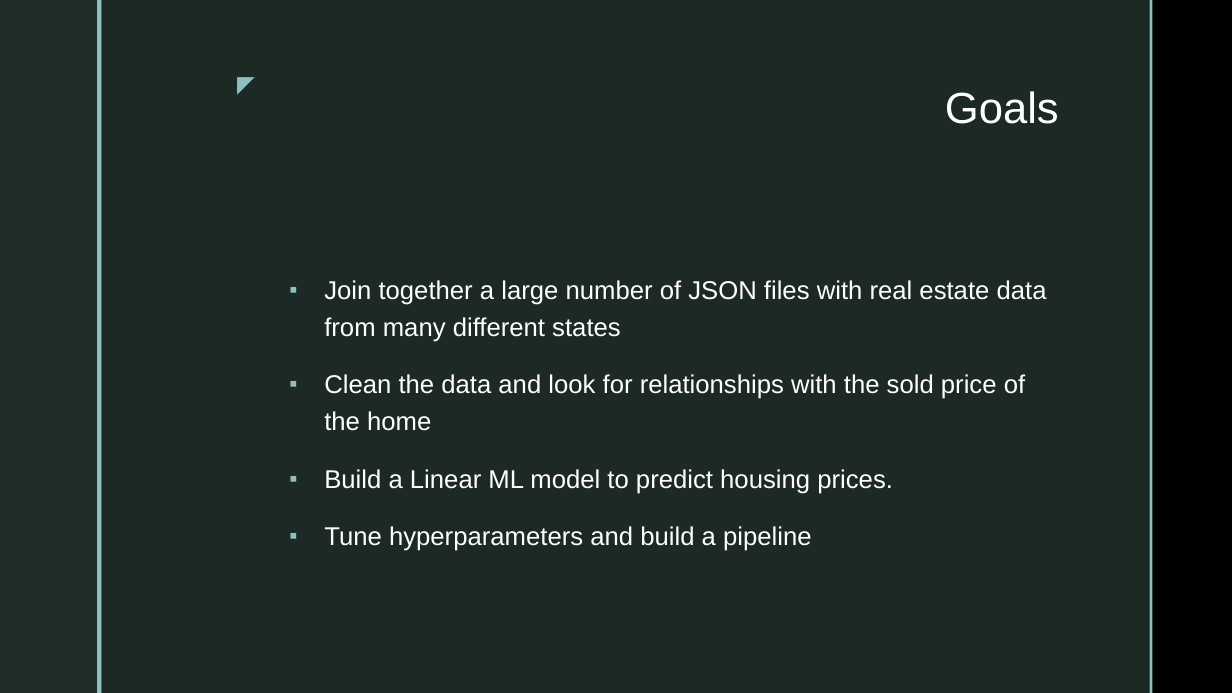
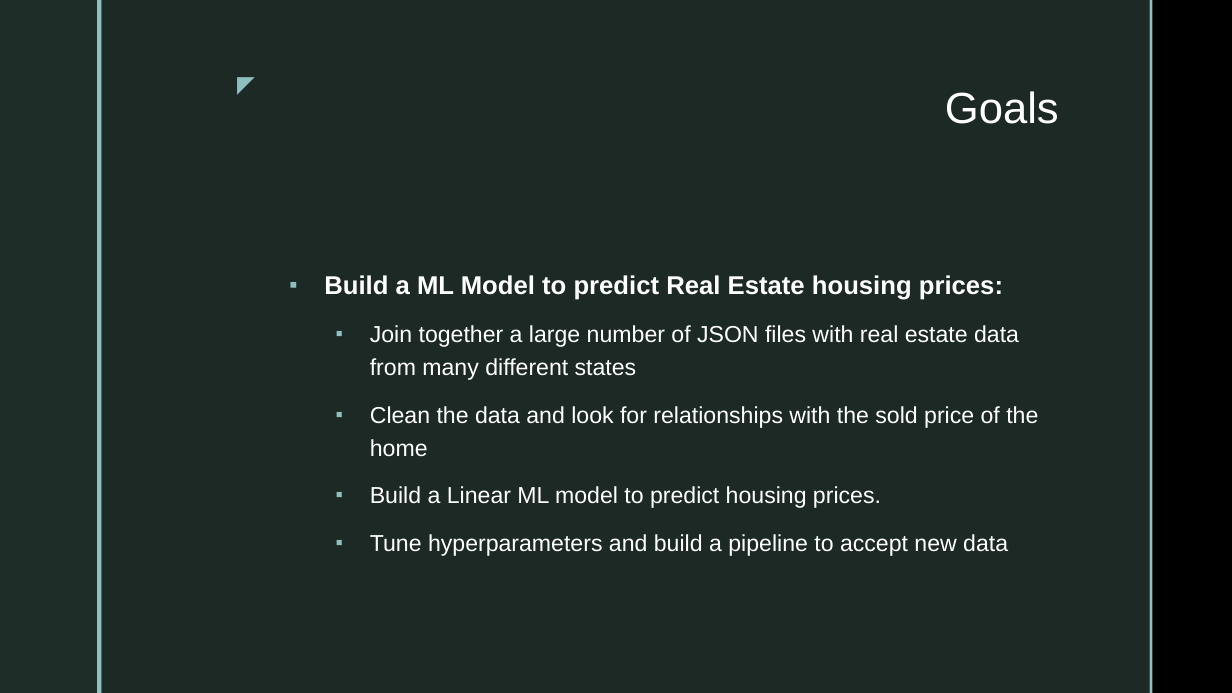
Before and after one commit to tjjdoherty/tdsf-house-prices-midterm, a slide deck: slide 2 of tdsf-midterm-prez.pptx. Drawn at 1232x693 pixels with LibreOffice and Linux fonts; fonts in the diff are those of the drawing; background and template pictures are left out. Boxes give left, top, right and bottom in pixels: in the first picture for what was removed or moved away, otherwise in the second. Text is boxed around its words. In the diff, an @@ line names an element or a change of style, - is before the commit and + after.

```diff
--- a/tdsf-midterm-prez.pptx
+++ b/tdsf-midterm-prez.pptx
@@ text at (x1=324, y1=275, x2=1003, y2=300): paragraph added @@
+▪ Build a ML Model to predict Real Estate housing prices:
@@ text at (x1=370, y1=325, x2=1038, y2=508): size 20 to 18 pt in "Join together a large number of JSON ...", "Clean the data and look for relationships ...", "Build a Linear ML model to predict ..."; list level 1 to 2 in "Join together a large number ..."; list level 1 to 2 in "Clean the data and look ..."; list level 1 to 2 in "Build a Linear ML model ..." @@
@@ text at (x1=370, y1=534, x2=1008, y2=556): text changed; size 20 to 18 pt @@
-▪ Tune hyperparameters and build a pipeline
+  ▪ Tune hyperparameters and build a pipeline to accept new data
```
Also in this commit, not shown: 2 other slides changed, 5 slides added, 2 slides removed, 1 other file.
